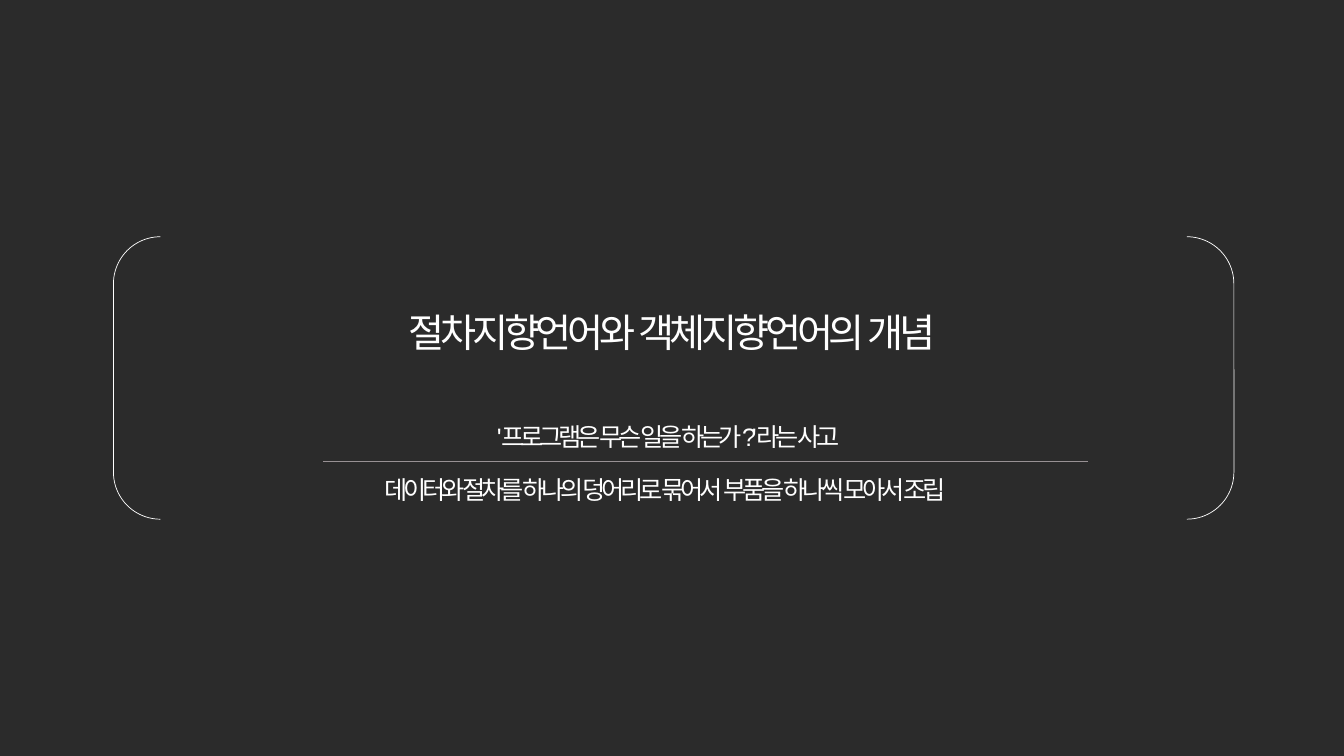
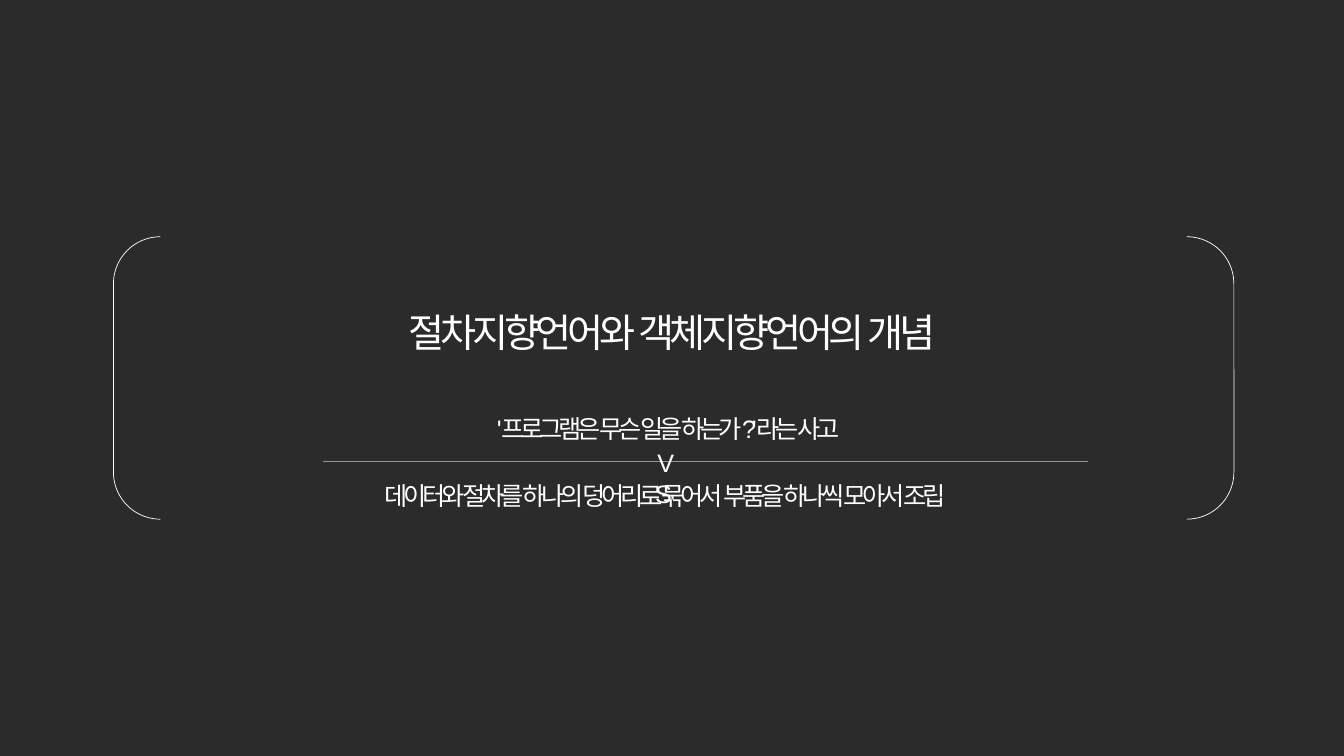
Before and after one commit to coollee1001/JAVA, a slide deck: slide 4 of 220802 세미나 발표.pptx. Drawn at 1344x756 pixels with LibreOffice and Linux fonts; fonts in the diff are those of the drawing; background and template pictures are left out; a plain dark background stands for a picture behind light text. Boxes give left, top, right and bottom in pixels: in the first picture for what was removed or moved away, otherwise in the second. Text is boxed around its words. In the diff, an @@ line names an element or a change of style, - is before the commit and + after.

```diff
--- a/220802 세미나 발표.pptx
+++ b/220802 세미나 발표.pptx
@@ text "'프로그램은 무슨 일을 하는가?'라는 사고": place and size @@
-text "'프로그램은 무슨 일을 하는가?'라는 사고" at <box>497,425,840,448</box>
+text "'프로그램은 무슨 일을 하는가?'라는 사고" at <box>497,417,840,440</box>
@@ text added at <box>641,443,687,483</box>, 18 pt, text #FFFFFF @@
+VS
@@ text "데이터와 절차를 하나의 덩어리로 묶어서 ...": place and size @@
-text "데이터와 절차를 하나의 덩어리로 묶어서 ..." at <box>384,478,945,501</box>
+text "데이터와 절차를 하나의 덩어리로 묶어서 ..." at <box>384,484,945,507</box>
```
Also in this commit, not shown: 2 other slides changed.
